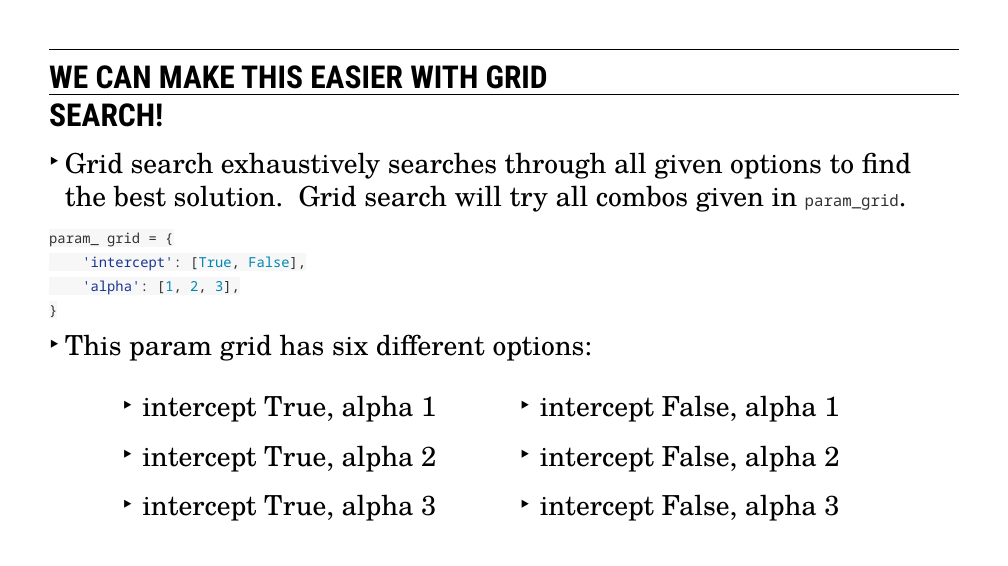
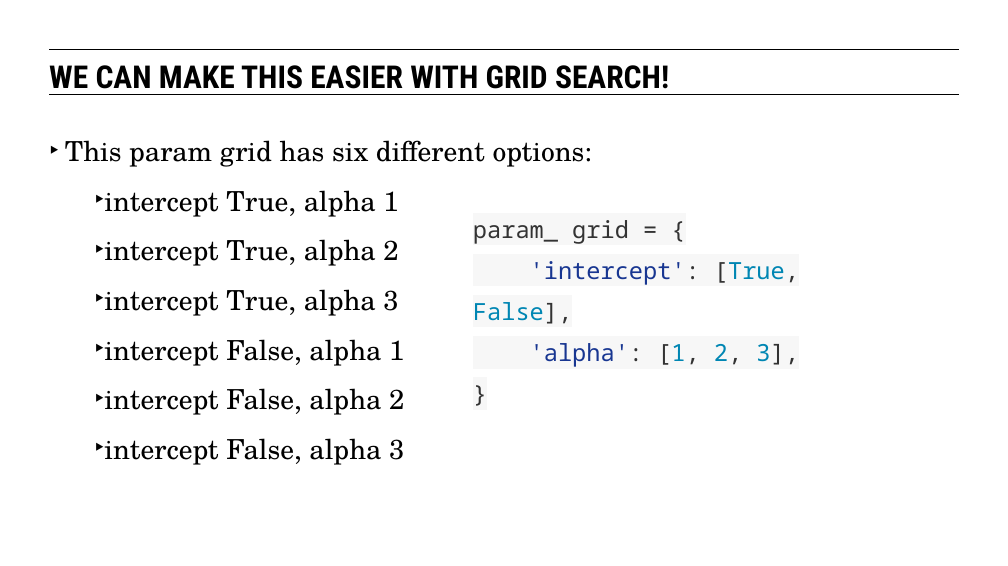
Before and after one commit to eflautt/ga-data-science, a slide deck: slide 42 of lessons/lesson-07/07-evaluating-model-fit.pptx (slide 33 before the commit). Drawn at 1008x566 pixels with LibreOffice and Linux fonts; fonts in the diff are those of the drawing. Boxes give left, top, right and bottom in pixels: in the first picture for what was removed or moved away, otherwise in the second. Text is boxed around its words. In the diff, an @@ line names an element or a change of style, - is before the commit and + after.

```diff
--- a/lessons/lesson-07/07-evaluating-model-fit.pptx
+++ b/lessons/lesson-07/07-evaluating-model-fit.pptx
@@ text "WE CAN MAKE THIS EASIER ..." rewrapped from [49,65,548,127] to [49,65,669,95] @@
@@ text "This param grid has six ...": place and size @@
-text "This param grid has six ..." at [49,152,911,361]
+text "This param grid has six ..." at [65,140,592,465]
@@ text at [49,152,911,295]: paragraphs removed @@
-‣ Grid search exhaustively searches through all given options to find the best solution. Grid search will try all combos given in param_grid.
-param_ grid = {
-'intercept': [True, False],
-'alpha': [1, 2, 3],
-}
@@ text at [104,190,404,465]: paragraphs added @@
+  ‣ intercept True, alpha 1
+  ‣ intercept True, alpha 2
+  ‣ intercept True, alpha 3
+  ‣ intercept False, alpha 1
+  ‣ intercept False, alpha 2
+  ‣ intercept False, alpha 3
@@ text "param_ grid = { 'intercept': ..." at [473,220,799,367]: vertical alignment top to middle @@
@@ text at [473,220,799,367]: text changed; size 28 to 24 pt; font TeX Gyre Schola to Noto Sans Mono; text colour #000000 to #333333 @@
-  ‣ intercept False, alpha 1
-  ‣ intercept False, alpha 2
-  ‣ intercept False, alpha 3
+param_ grid = {
+'intercept': [True, False],
+'alpha': [1, 2, 3],
+}
@@ text removed at [142,395,436,521] @@
-  ‣ intercept True, alpha 1
-  ‣ intercept True, alpha 2
-  ‣ intercept True, alpha 3
```
Also in this commit, not shown: 24 other slides changed, 12 slides added.
